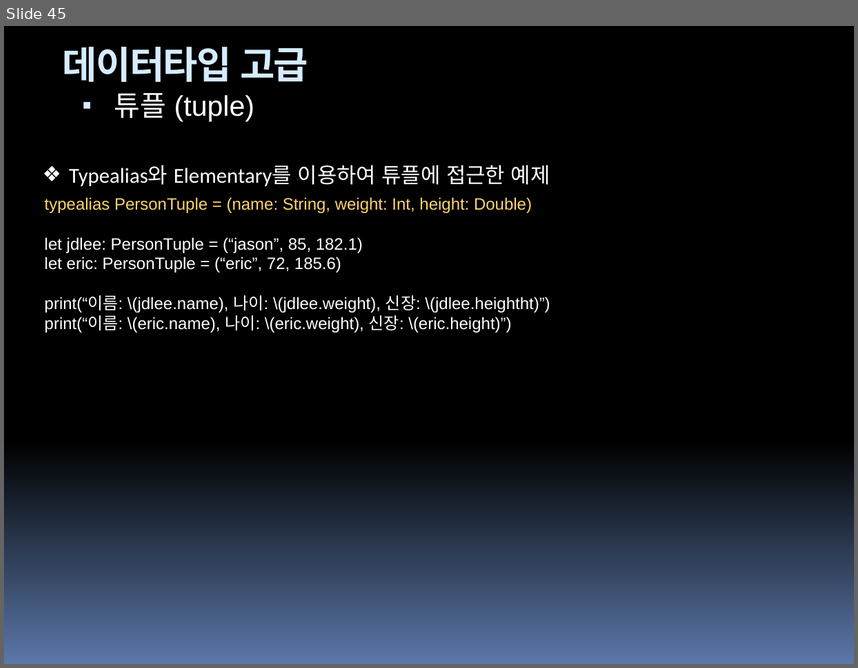
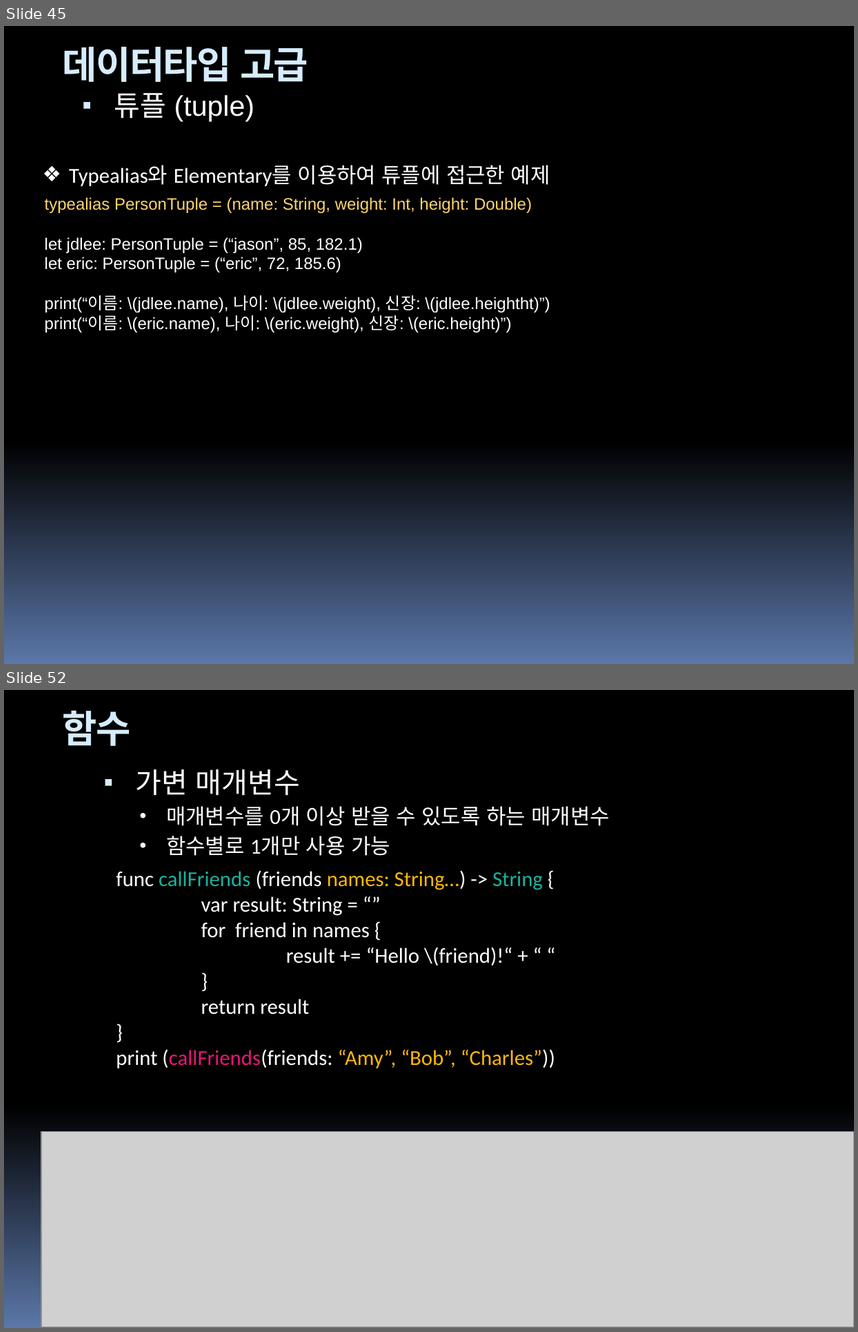
Before and after one commit to hounga13/helloSwift, a slide deck: Swift세미나자료.pptx. Shown one above the other, each under a label of ours: slide 45 before the commit, slides 45 and 52 after it; the slides between them are not shown. The pictures are 858x668 and 858x1332 pixels, drawn with LibreOffice and Linux fonts; fonts in the diff are those of the drawing; grey boxes stand for pictures. Boxes give left, top, right and bottom in pixels: in the first picture for what was removed or moved away, otherwise in the second. Text is boxed around its words. In the diff, an @@ line names an element or a change of style, - is before the commit and + after.

```diff
--- a/Swift세미나자료.pptx
+++ b/Swift세미나자료.pptx
@@ slide 52 added at (4, 690, 854, 1328), background gradient #000000 to #5B77A8 @@
@@ title added at (63, 710, 131, 746), 32 pt, text #D6ECFF, bold @@
+함수
@@ rectangle added at (25, 753, 25, 787), fill #000000 @@
@@ rectangle added at (27, 753, 27, 787), fill #000000 @@
@@ rectangle added at (29, 753, 31, 787), fill #000000 @@
@@ rectangle added at (33, 753, 37, 787), fill #000000 @@
@@ text added at (136, 769, 609, 856), 18 pt, text #FFFFFF @@
+▪ 가변 매개변수
+  • 매개변수를 0개 이상 받을 수 있도록 하는 매개변수
+  • 함수별로 1개만 사용 가능
@@ text added at (116, 870, 555, 1068), 18 pt, text #FFFFFF @@
+func callFriends (friends names: String…) -> String {
+var result: String = “”
+for friend in names {
+result += “Hello \(friend)!“ + “ “
+}
+return result
+}
+print (callFriends(friends: “Amy”, “Bob”, “Charles”))
@@ picture added at (41, 1131, 854, 1327) @@
```
Also in this commit, not shown: 32 slides changed, 11 other slides added, 1 other file.
